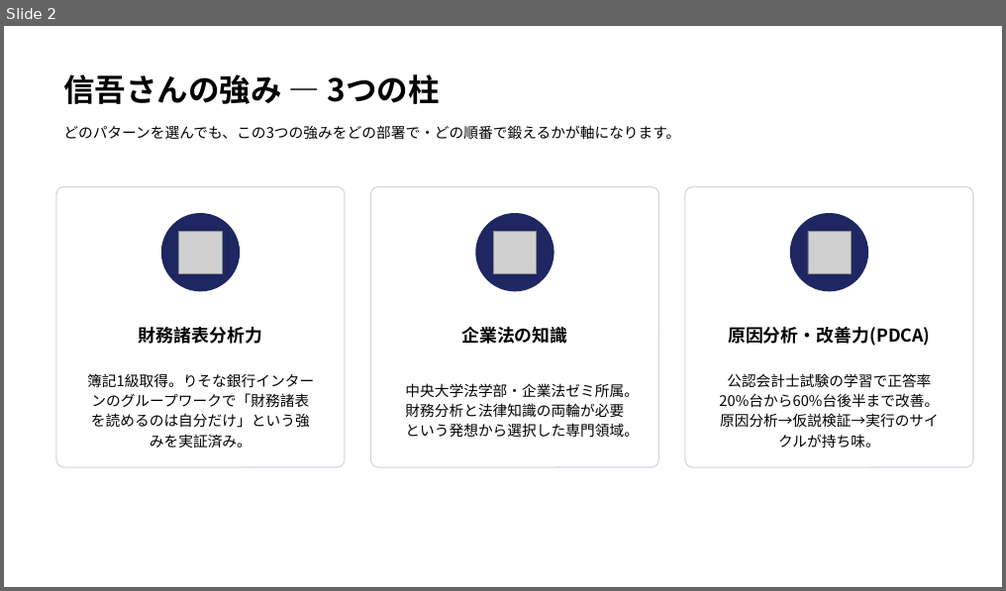
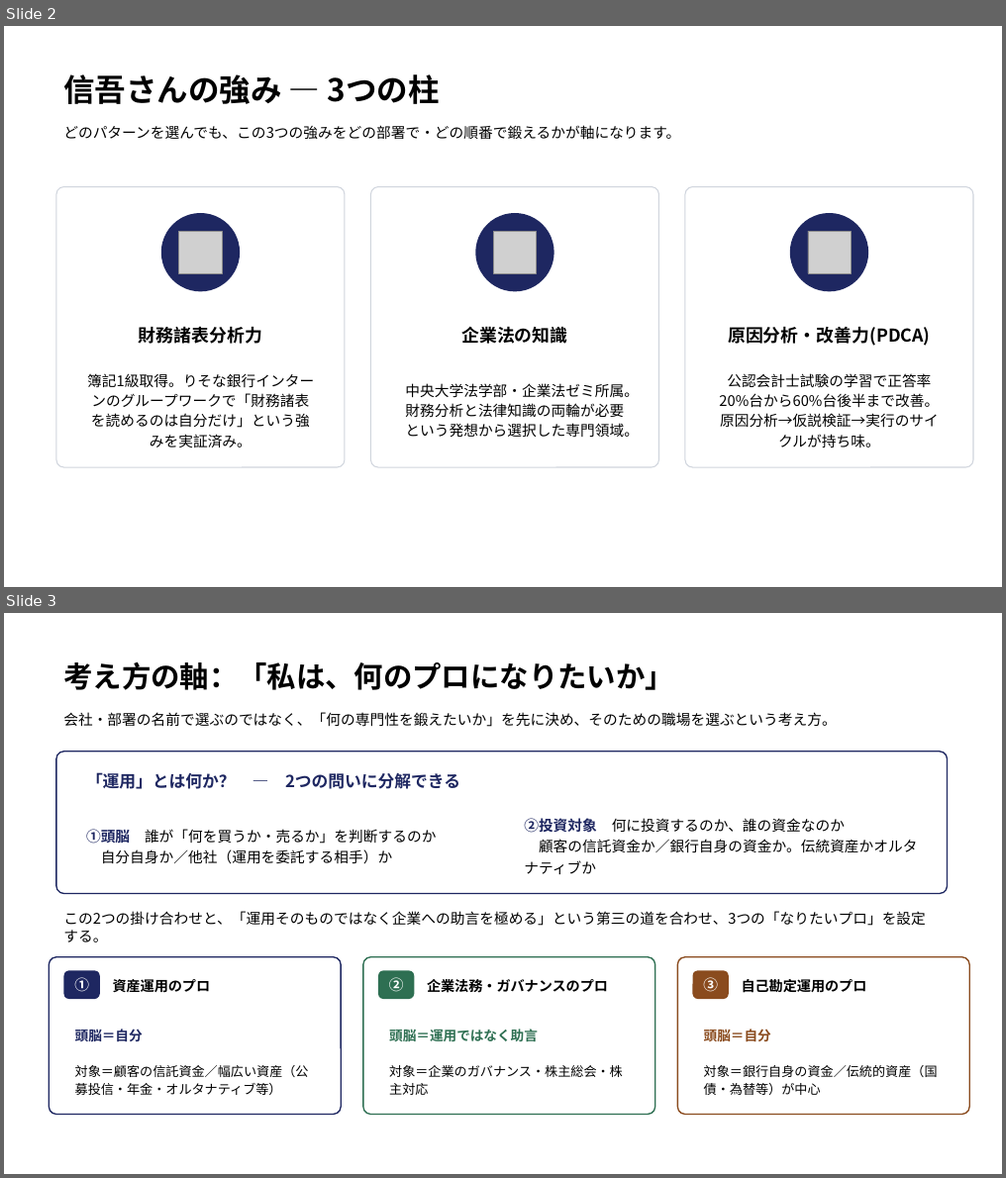
Before and after one commit to nasukazunori/NasuVault2, a slide deck: 信吾/銀行研究/添付ファイル/信託銀行キャリア形成モデル.pptx. Shown one above the other, each under a label of ours: slide 2 before the commit, slides 2 and 3 after it. The pictures are 1006x591 and 1006x1178 pixels, drawn with LibreOffice and Linux fonts; fonts in the diff are those of the drawing; grey boxes stand for pictures. Boxes give left, top, right and bottom in pixels: in the first picture for what was removed or moved away, otherwise in the second. Text is boxed around its words. In the diff, an @@ line names an element or a change of style, - is before the commit and + after.

```diff
--- a/信吾/銀行研究/添付ファイル/信託銀行キャリア形成モデル.pptx
+++ b/信吾/銀行研究/添付ファイル/信託銀行キャリア形成モデル.pptx
@@ slide 3 added at (4, 613, 1002, 1174), background #FFFFFF @@
@@ text added at (63, 662, 674, 690), 28 pt, text #000000, bold @@
+考え方の軸：「私は、何のプロになりたいか」
@@ text added at (63, 712, 836, 727), 14 pt, text #000000 @@
+会社・部署の名前で選ぶのではなく、「何の専門性を鍛えたいか」を先に決め、そのための職場を選ぶという考え方。
@@ rounded rectangle added at (56, 752, 947, 894), fill #FFFFFF, outline #1E2761 1.25 pt @@
@@ text added at (86, 772, 460, 789), 16 pt, text #1E2761, bold @@
+「運用」とは何か？ ― 2つの問いに分解できる
@@ text added at (524, 818, 918, 874), 14 pt, text #000000 @@
+②投資対象 何に投資するのか、誰の資金なのか
+顧客の信託資金か／銀行自身の資金か。伝統資産かオルタナティブか
@@ text added at (86, 829, 436, 864), 14 pt, text #000000 @@
+①頭脳 誰が「何を買うか・売るか」を判断するのか
+自分自身か／他社（運用を委託する相手）か
@@ text added at (63, 911, 926, 943), 14 pt, text #000000 @@
+この2つの掛け合わせと、「運用そのものではなく企業への助言を極める」という第三の道を合わせ、3つの「なりたいプロ」を設定する。
@@ rounded rectangle added at (49, 958, 341, 1115), fill #FFFFFF, outline #1E2761 1.25 pt @@
@@ rounded rectangle added at (363, 958, 655, 1115), fill #FFFFFF, outline #2E6F52 1.25 pt @@
@@ rounded rectangle added at (678, 958, 969, 1115), fill #FFFFFF, outline #8A4B1E 1.25 pt @@
@@ rounded rectangle added at (63, 970, 100, 999), fill #1E2761 @@
@@ text added at (74, 977, 89, 992), 14 pt, text #FFFFFF, bold @@
+①
@@ text added at (113, 979, 211, 993), 13.5 pt, text #000000, bold @@
+資産運用のプロ
@@ rounded rectangle added at (378, 970, 414, 999), fill #2E6F52 @@
@@ text added at (389, 977, 404, 992), 14 pt, text #FFFFFF, bold @@
+②
@@ text added at (427, 979, 608, 993), 13.5 pt, text #000000, bold @@
+企業法務・ガバナンスのプロ
@@ rounded rectangle added at (693, 970, 729, 999), fill #8A4B1E @@
@@ text added at (703, 977, 718, 992), 14 pt, text #FFFFFF, bold @@
+③
@@ text added at (742, 979, 867, 993), 13.5 pt, text #000000, bold @@
+自己勘定運用のプロ
@@ text added at (75, 1029, 143, 1043), 13 pt, text #1E2761, bold @@
+頭脳＝自分
@@ text added at (389, 1029, 538, 1043), 13 pt, text #2E6F52, bold @@
+頭脳＝運用ではなく助言
@@ text added at (704, 1029, 771, 1043), 13 pt, text #8A4B1E, bold @@
+頭脳＝自分
@@ text added at (75, 1065, 309, 1095), 12.5 pt, text #000000 @@
+対象＝顧客の信託資金／幅広い資産（公募投信・年金・オルタナティブ等）
@@ text added at (389, 1065, 623, 1095), 12.5 pt, text #000000 @@
+対象＝企業のガバナンス・株主総会・株主対応
@@ text added at (704, 1065, 938, 1095), 12.5 pt, text #000000 @@
+対象＝銀行自身の資金／伝統的資産（国債・為替等）が中心
```
Also in this commit, not shown: 6 slides changed, 1 other file.
